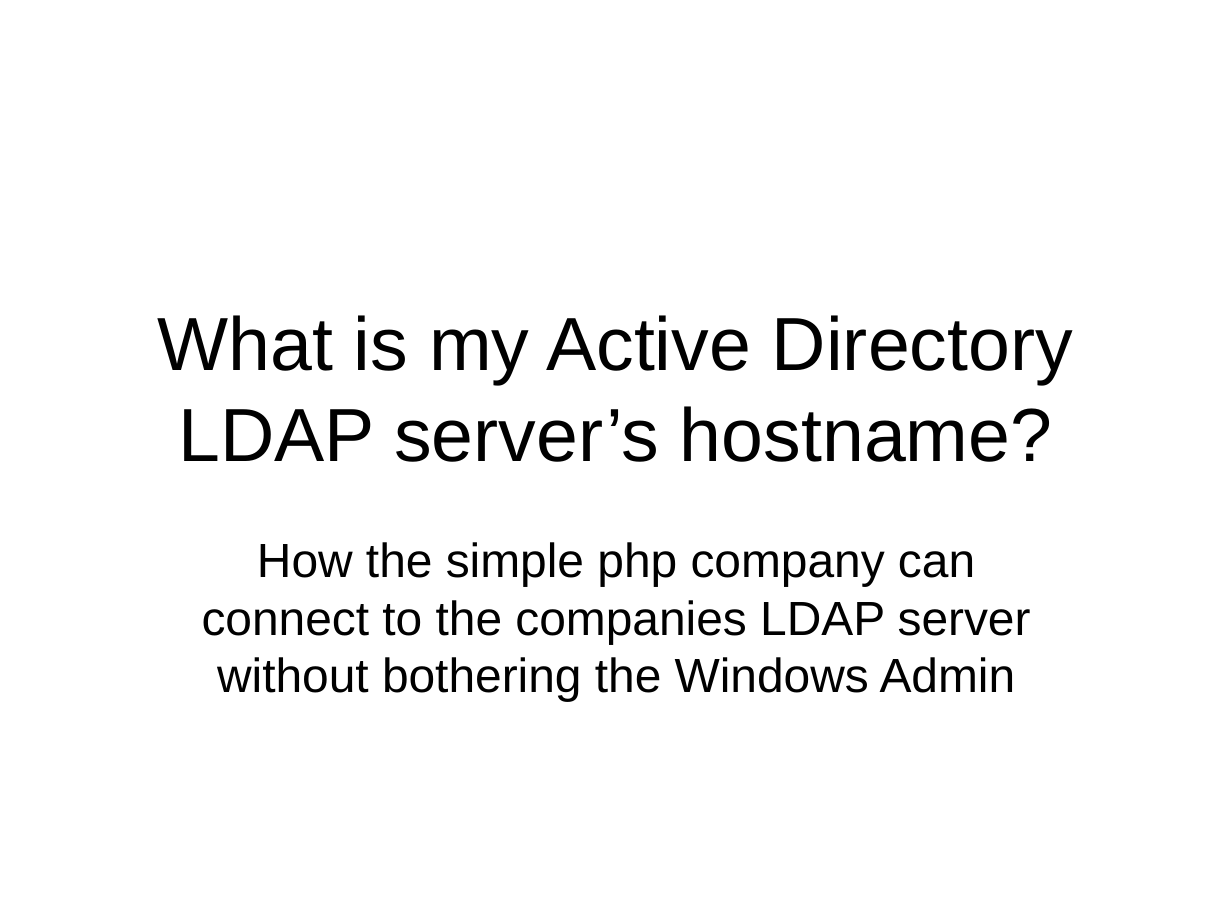
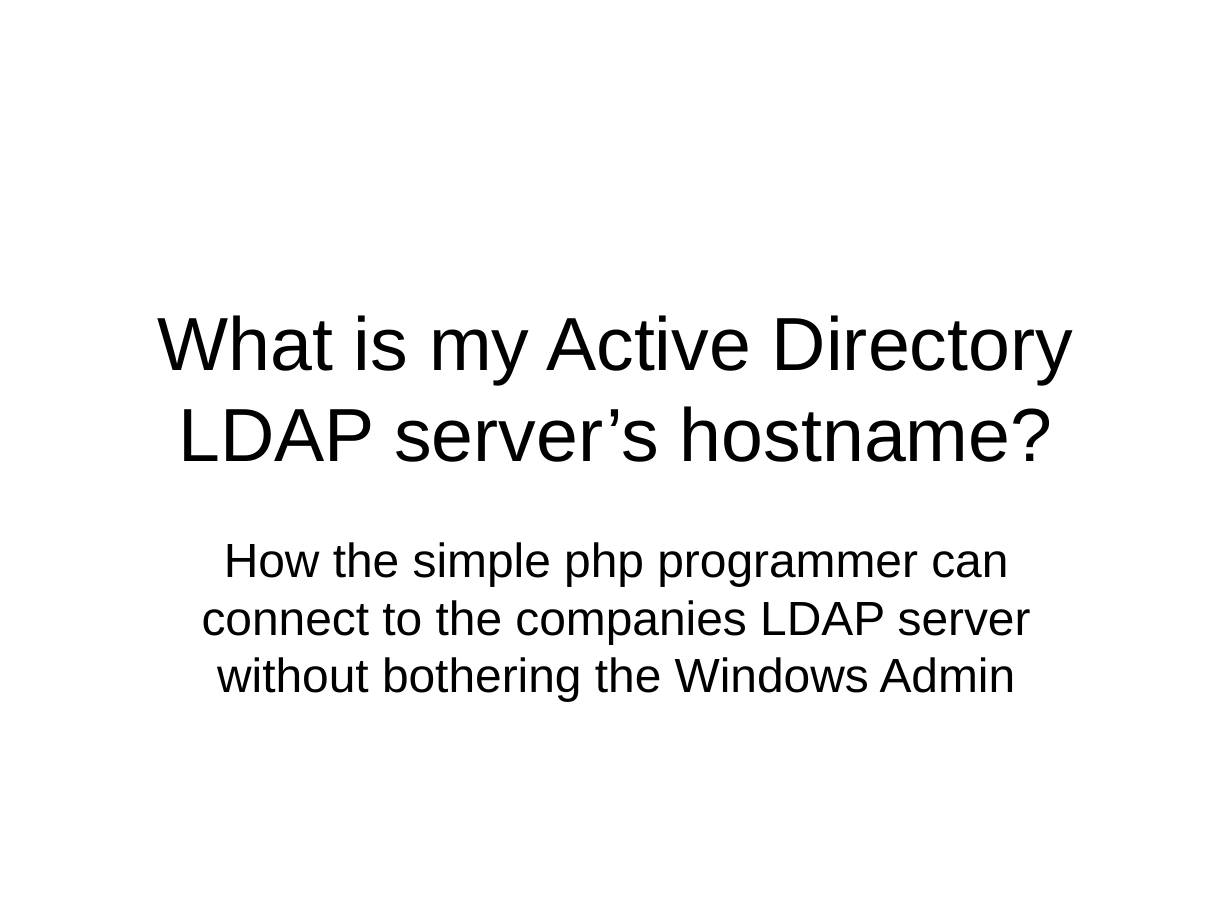
Before and after one commit to LIPHP/LDAP-Talk, a slide deck: slide 34 of Docs/LIPHP-Using LDAP with PHP.ppt. Drawn at 1232x924 pixels with LibreOffice and Linux fonts; fonts in the diff are those of the drawing. Boxes give left, top, right and bottom in pixels: in the first picture for what was removed or moved away, otherwise in the second. Text is boxed around its words. In the diff, an @@ line names an element or a change of style, - is before the commit and + after.

Commit message:
one more fix.

```diff
--- a/Docs/LIPHP-Using LDAP with PHP.ppt
+++ b/Docs/LIPHP-Using LDAP with PHP.ppt
@@ subtitle at bbox=[202, 542, 1031, 702]: text changed @@
-How the simple php company can connect to the companies LDAP server without bothering the Windows Admin
+How the simple php programmer can connect to the companies LDAP server without bothering the Windows Admin
```
